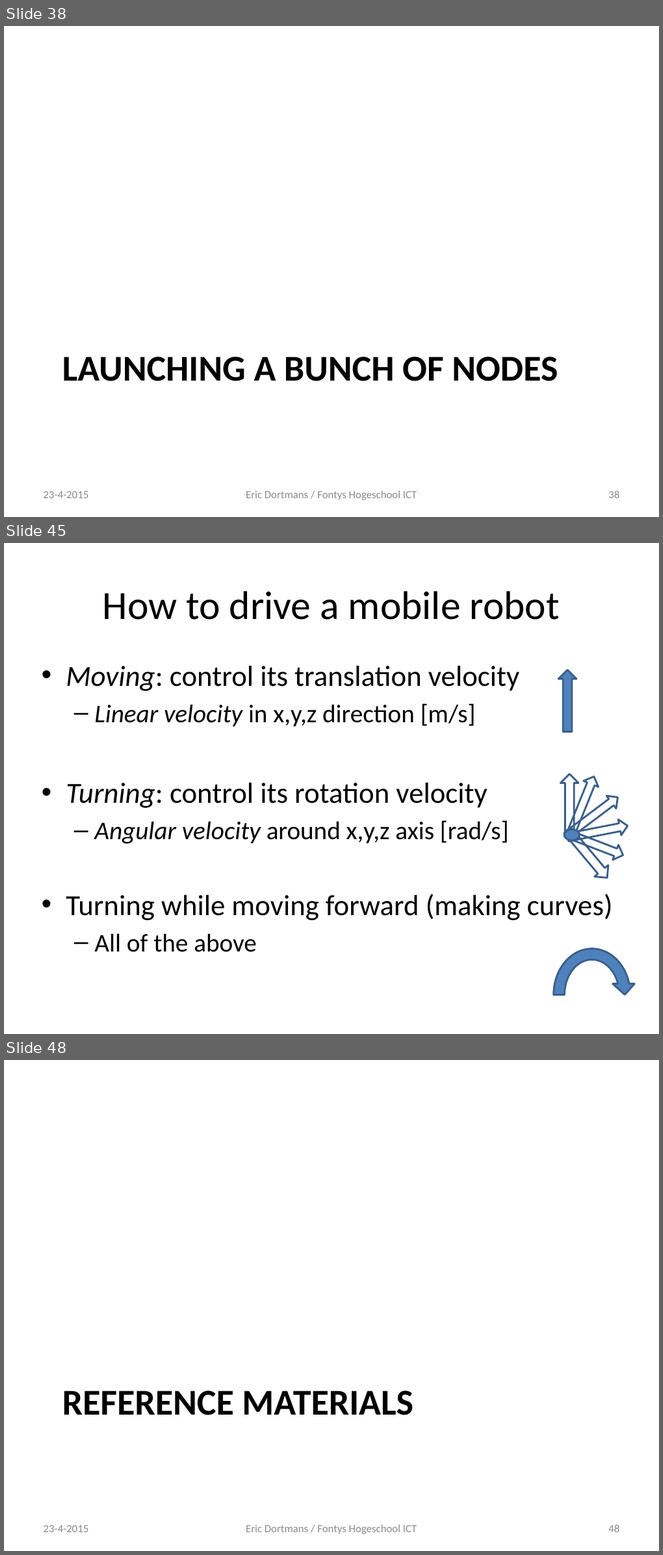
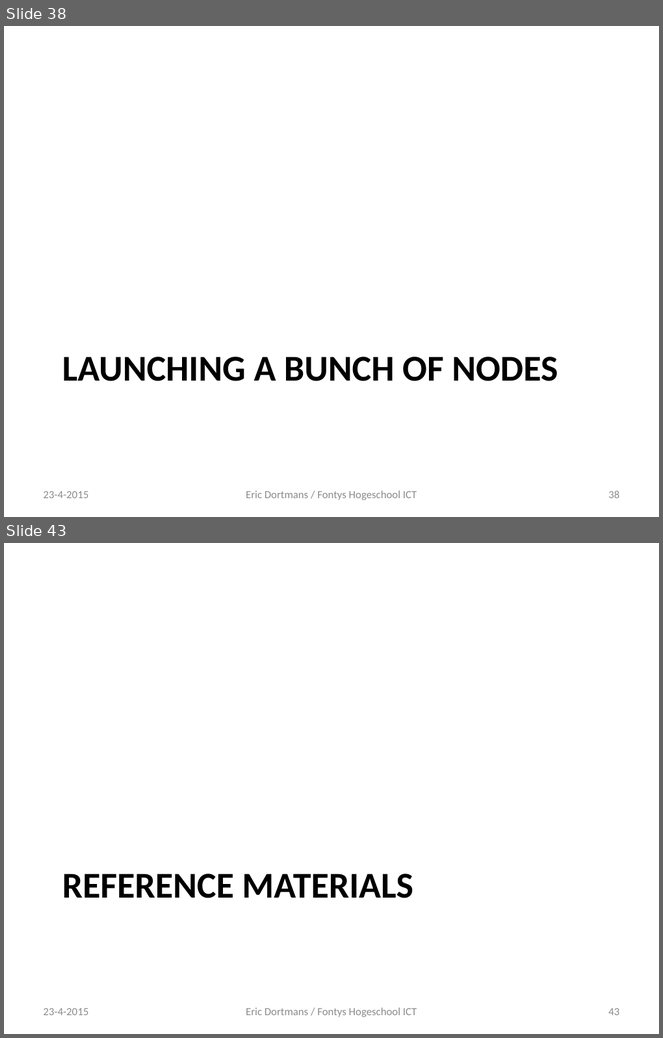
Before and after one commit to dortmans/ros_workshop, a slide deck: deel1.pptx. Shown one above the other, each under a label of ours: slides 38, 45 and 48 before the commit, slides 38 and 43 after it; the slides between them are not shown. The pictures are 663x1555 and 663x1038 pixels, drawn with LibreOffice and Linux fonts; fonts in the diff are those of the drawing. Boxes give left, top, right and bottom in pixels: in the first picture for what was removed or moved away, otherwise in the second. Text is boxed around its words. In the diff, an @@ line names an element or a change of style, - is before the commit and + after.

```diff
--- a/deel1.pptx
+++ b/deel1.pptx
@@ slide 45 removed at [4,543,659,1034], background #FFFFFF @@
@@ title removed at [103,591,560,620] @@
-How to drive a mobile robot
@@ text removed at [66,666,613,953] @@
-• Moving: control its translation velocity
-  – Linear velocity in x,y,z direction [m/s]
-• Turning: control its rotation velocity
-  – Angular velocity around x,y,z axis [rad/s]
-• Turning while moving forward (making curves)
-  – All of the above
@@ down arrow removed at [558,670,577,731] @@
@@ down arrow removed at [561,774,579,836] @@
@@ down arrow removed at [564,774,601,836] @@
@@ down arrow removed at [564,791,623,841] @@
@@ down arrow removed at [561,824,614,884] @@
@@ down arrow removed at [564,826,626,863] @@
@@ ellipse removed at [564,830,579,841] @@
@@ down arrow removed at [566,818,629,845] @@
@@ circular arrow removed at [549,943,636,1034] @@
@@ what was slide 48 is now slide 43 @@
@@ page number at [608,1008,620,1016]: text changed @@
-48
+43
```
Also in this commit, not shown: 11 slides changed, 1 slide added, 5 other slides removed.
